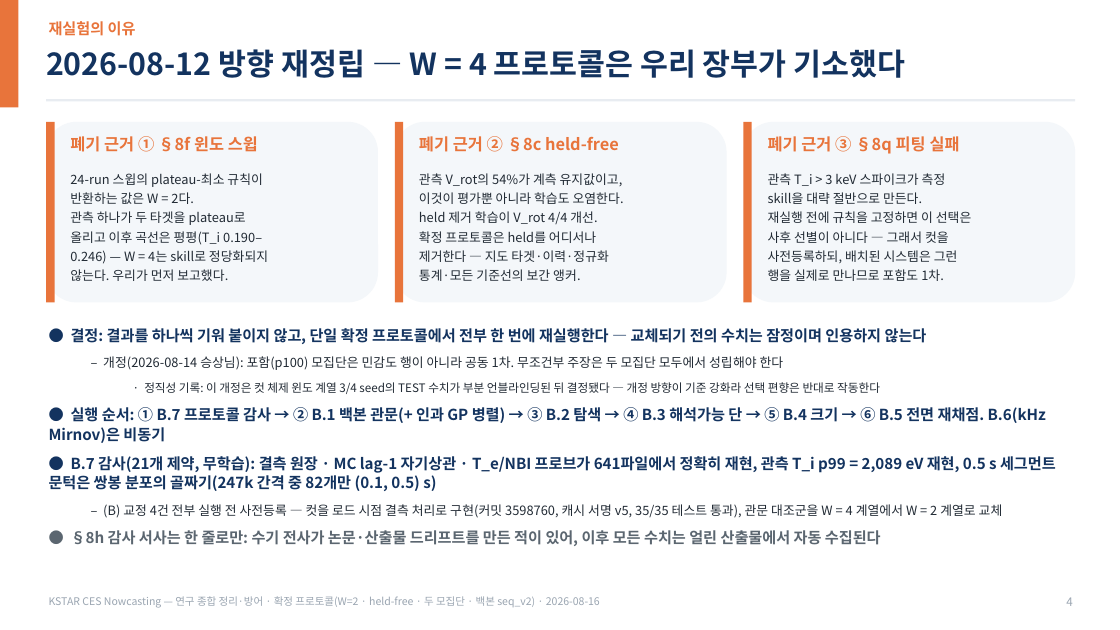
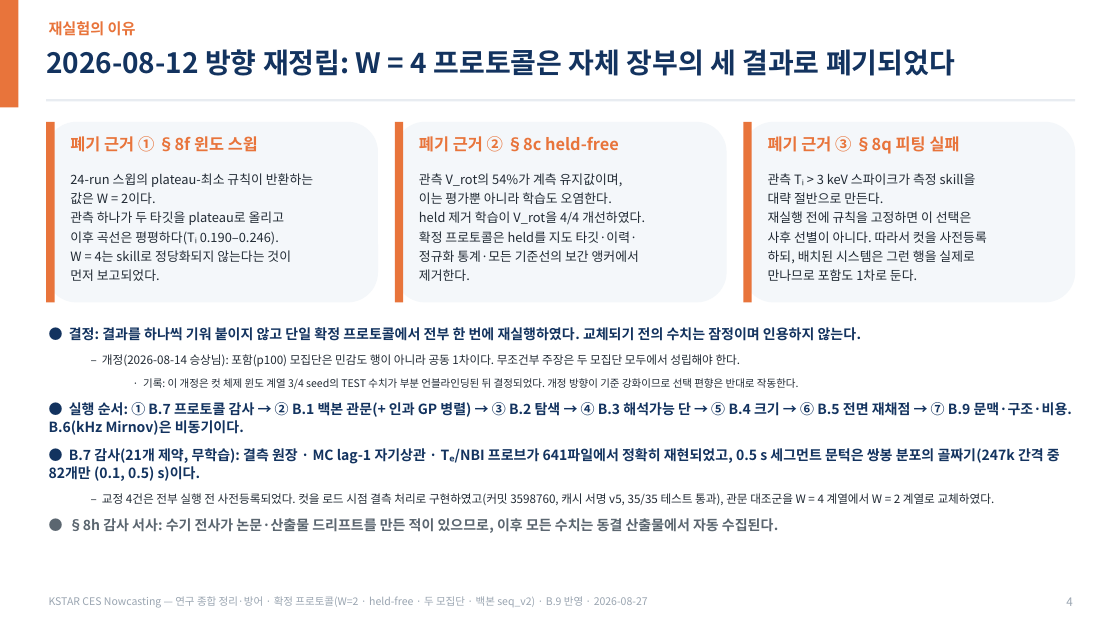
Before and after one commit to iseungsang01/ml-intern-revision, a slide deck: slide 4 of docs/presentation/KSTAR_CES_종합방어.pptx. Drawn at 1120x630 pixels with LibreOffice and Linux fonts; fonts in the diff are those of the drawing. Boxes give left, top, right and bottom in pixels: in the first picture for what was removed or moved away, otherwise in the second. Text is boxed around its words. In the diff, an @@ line names an element or a change of style, - is before the commit and + after.

```diff
--- a/docs/presentation/KSTAR_CES_종합방어.pptx
+++ b/docs/presentation/KSTAR_CES_종합방어.pptx
@@ text at (x1=46, y1=49, x2=955, y2=76): text changed; size 26 to 24 pt @@
-2026-08-12 방향 재정립 — W = 4 프로토콜은 우리 장부가 기소했다
+2026-08-12 방향 재정립: W = 4 프로토콜은 자체 장부의 세 결과로 폐기되었다
@@ text at (x1=70, y1=173, x2=313, y2=281): text changed @@
-24-run 스윕의 plateau-최소 규칙이
-반환하는 값은 W = 2다.
-관측 하나가 두 타겟을 plateau로
-올리고 이후 곡선은 평평(T_i 0.190–
-0.246) — W = 4는 skill로 정당화되지
-않는다. 우리가 먼저 보고했다.
+24-run 스윕의 plateau-최소 규칙이 반환하는
+값은 W = 2이다.
+관측 하나가 두 타깃을 plateau로 올리고
+이후 곡선은 평평하다(Tᵢ 0.190–0.246).
+W = 4는 skill로 정당화되지 않는다는 것이
+먼저 보고되었다.
@@ text at (x1=419, y1=173, x2=645, y2=281): text changed @@
-관측 V_rot의 54%가 계측 유지값이고,
-이것이 평가뿐 아니라 학습도 오염한다.
-held 제거 학습이 V_rot 4/4 개선.
-확정 프로토콜은 held를 어디서나
-제거한다 — 지도 타겟·이력·정규화
-통계·모든 기준선의 보간 앵커.
+관측 V_rot의 54%가 계측 유지값이며,
+이는 평가뿐 아니라 학습도 오염한다.
+held 제거 학습이 V_rot을 4/4 개선하였다.
+확정 프로토콜은 held를 지도 타깃·이력·
+정규화 통계·모든 기준선의 보간 앵커에서
+제거한다.
@@ text at (x1=768, y1=173, x2=976, y2=204): text changed @@
-관측 T_i > 3 keV 스파이크가 측정
-skill을 대략 절반으로 만든다.
+관측 Tᵢ > 3 keV 스파이크가 측정 skill을
+대략 절반으로 만든다.
@@ text at (x1=768, y1=231, x2=987, y2=281): text changed @@
-사후 선별이 아니다 — 그래서 컷을
-사전등록하되, 배치된 시스템은 그런
-행을 실제로 만나므로 포함도 1차.
+사후 선별이 아니다. 따라서 컷을 사전등록
+하되, 배치된 시스템은 그런 행을 실제로
+만나므로 포함도 1차로 둔다.
@@ text at (x1=49, y1=327, x2=1072, y2=533): text changed; size 13 to 12 pt @@
-● 결정: 결과를 하나씩 기워 붙이지 않고, 단일 확정 프로토콜에서 전부 한 번에 재실행한다 — 교체되기 전의 수치는 잠정이며 인용하지 않는다
-  – 개정(2026-08-14 승상님): 포함(p100) 모집단은 민감도 행이 아니라 공동 1차. 무조건부 주장은 두 모집단 모두에서 성립해야 한다
-    · 정직성 기록: 이 개정은 컷 체제 윈도 계열 3/4 seed의 TEST 수치가 부분 언블라인딩된 뒤 결정됐다 — 개정 방향이 기준 강화라 선택 편향은 반대로 작동한다
-● 실행 순서: ① B.7 프로토콜 감사 → ② B.1 백본 관문(+ 인과 GP 병렬) → ③ B.2 탐색 → ④ B.3 해석가능 단 → ⑤ B.4 크기 → ⑥ B.5 전면 재채점. B.6(kHz Mirnov)은 비동기
-● B.7 감사(21개 제약, 무학습): 결측 원장 · MC lag-1 자기상관 · T_e/NBI 프로브가 641파일에서 정확히 재현, 관측 T_i p99 = 2,089 eV 재현, 0.5 s 세그먼트 문턱은 쌍봉 분포의 골짜기(247k 간격 중 82개만 (0.1, 0.5) s)
-  – (B) 교정 4건 전부 실행 전 사전등록 — 컷을 로드 시점 결측 처리로 구현(커밋 3598760, 캐시 서명 v5, 35/35 테스트 통과), 관문 대조군을 W = 4 계열에서 W = 2 계열로 교체
-● §8h 감사 서사는 한 줄로만: 수기 전사가 논문·산출물 드리프트를 만든 적이 있어, 이후 모든 수치는 얼린 산출물에서 자동 수집된다
+● 결정: 결과를 하나씩 기워 붙이지 않고 단일 확정 프로토콜에서 전부 한 번에 재실행하였다. 교체되기 전의 수치는 잠정이며 인용하지 않는다.
+  – 개정(2026-08-14 승상님): 포함(p100) 모집단은 민감도 행이 아니라 공동 1차이다. 무조건부 주장은 두 모집단 모두에서 성립해야 한다.
+    · 기록: 이 개정은 컷 체제 윈도 계열 3/4 seed의 TEST 수치가 부분 언블라인딩된 뒤 결정되었다. 개정 방향이 기준 강화이므로 선택 편향은 반대로 작동한다.
+● 실행 순서: ① B.7 프로토콜 감사 → ② B.1 백본 관문(+ 인과 GP 병렬) → ③ B.2 탐색 → ④ B.3 해석가능 단 → ⑤ B.4 크기 → ⑥ B.5 전면 재채점 → ⑦ B.9 문맥·구조·비용. B.6(kHz Mirnov)은 비동기이다.
+● B.7 감사(21개 제약, 무학습): 결측 원장 · MC lag-1 자기상관 · Tₑ/NBI 프로브가 641파일에서 정확히 재현되었고, 0.5 s 세그먼트 문턱은 쌍봉 분포의 골짜기(247k 간격 중 82개만 (0.1, 0.5) s)이다.
+  – 교정 4건은 전부 실행 전 사전등록되었다. 컷을 로드 시점 결측 처리로 구현하였고(커밋 3598760, 캐시 서명 v5, 35/35 테스트 통과), 관문 대조군을 W = 4 계열에서 W = 2 계열로 교체하였다.
+● §8h 감사 서사: 수기 전사가 논문·산출물 드리프트를 만든 적이 있으므로, 이후 모든 수치는 동결 산출물에서 자동 수집된다.
@@ text at (x1=49, y1=596, x2=648, y2=608): text changed @@
-KSTAR CES Nowcasting — 연구 종합 정리·방어 · 확정 프로토콜(W=2 · held-free · 두 모집단 · 백본 seq_v2) · 2026-08-16
+KSTAR CES Nowcasting — 연구 종합 정리·방어 · 확정 프로토콜(W=2 · held-free · 두 모집단 · 백본 seq_v2) · B.9 반영 · 2026-08-27
```
Also in this commit, not shown: 21 other slides changed, 3 slides added, 4 other files.
